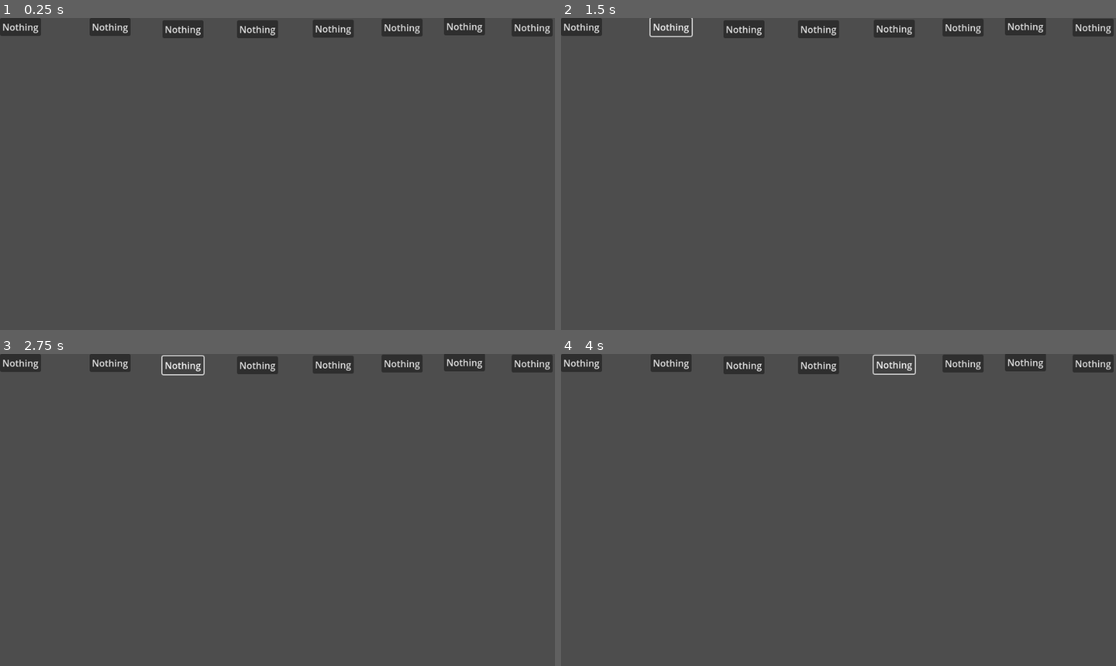
Above: before the commit, frames 1-4 (two rows, left to right).
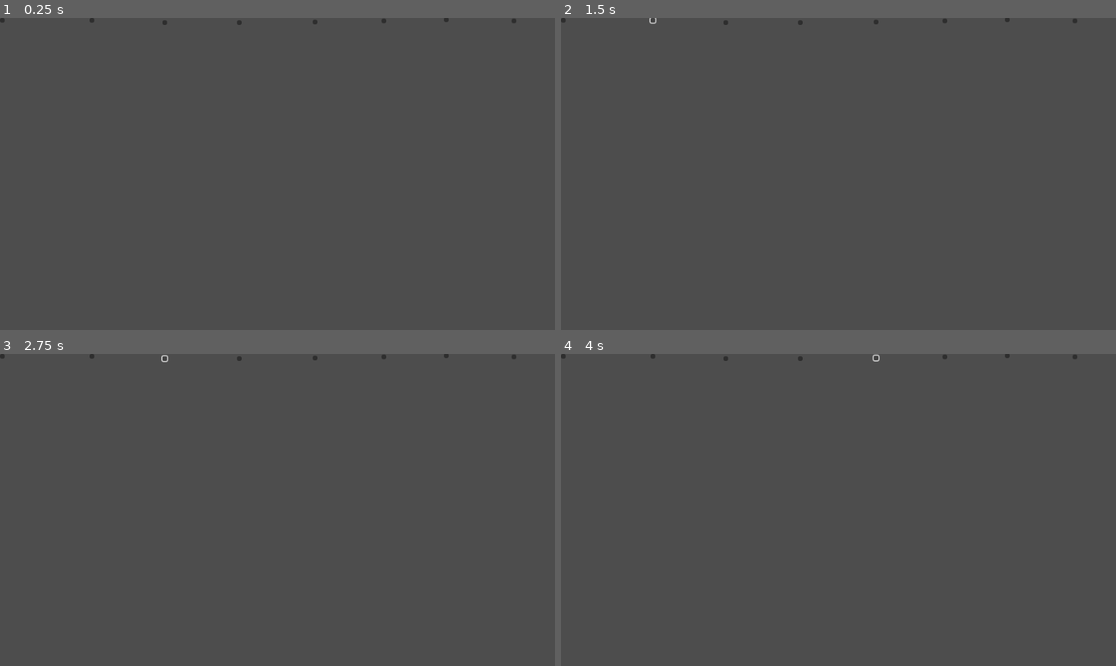
Above: after the commit, the same moments.

Repository: Pompano74/GameJam
Game: Godot game, scene res://input_manager.tscn
Same seed, same stepped clock (60 frames per second), same inputs: the game is played once before the commit and once after it.
Inputs (mouse positions are in pixels of both pictures, inside the frame that each line leads up to; where the layout moved, square brackets give the same spot in the first picture):
- Up to frame 1 (0.25 s): no input
- Up to frame 2 (1.5 s): click (561, 21) [583, 27] at 0.5 s; click (655, 21) [672, 27] at 1.25 s
- Up to frame 3 (2.75 s): click (166, 357) [183, 366] at 2 s
- Up to frame 4 (4 s): click (799, 357) [816, 366] at 2.75 s; click (877, 357) [894, 363] at 3.5 s

The runs differ from the first frame. In frame 1, 2.9% of the frame differs, in the area x 0-100%, y 0-7%; in frame 2, 2.7%; in frame 3, 2.7%; in frame 4, 2.7%.

Commit message:
Honnetement je sais meme pas ce que je push masi vazy

Diff:
--- a/Script/button_select.gd
+++ b/Script/button_select.gd
@@ -1,18 +1,19 @@
 class_name ButtonSelect
 extends Button
 
-var currentActionIndex: int = 0
-var maxActionIndex: int = 3
+@export var currentActionIndex: int = 0
+@export var maxActionIndex: int = 4
 # Called when the node enters the scene tree for the first time.
 func _ready() -> void:
 	pass # Replace with function body.
 
 
 # Called every frame. 'delta' is the elapsed time since the previous frame.
-func _process(delta: float) -> void:
-	if currentActionIndex > maxActionIndex:
+func _process(_delta: float) -> void:
+	print("Au moins t'a click")
+	currentActionIndex = currentActionIndex + 1
+	print(currentActionIndex)
+
+	if currentActionIndex >= maxActionIndex:
 		currentActionIndex = 0
-
-func _on_button_button_down() -> void:
-	currentActionIndex += 1
-	print(currentActionIndex)
+		print("oui")
--- a/Script/input_manager.gd
+++ b/Script/input_manager.gd
@@ -8,7 +8,7 @@
 
 # Called when the node enters the scene tree for the first time.
 func _ready() -> void:
-	drumRolls
+	pass
 
 
 # Called every frame. 'delta' is the elapsed time since the previous frame.
@@ -17,4 +17,7 @@
 	currentAction = actions[0]
 
 	for drumRoll in drumRolls:
-		drumRoll.text = actions[drumRoll.currentActionIndex]
+		if drumRoll and drumRoll.has_method("do_something"):  # ou une méthode propre à ton script
+			var index = drumRoll.currentActionIndex
+			if index >= 0:
+				drumRoll.text = actions[index]
--- a/buttonSelect.tscn
+++ b/buttonSelect.tscn
@@ -3,8 +3,11 @@
 [ext_resource type="Script" uid="uid://ccmel6eobo4ti" path="res://Script/button_select.gd" id="1_u6ju8"]
 
 [node name="ButtonSelect" type="Button"]
-offset_left = 3.0
-offset_top = 1.0
-offset_right = 11.0
-offset_bottom = 9.0
+offset_right = 8.0
+offset_bottom = 8.0
+action_mode = 0
+icon_alignment = 1
 script = ExtResource("1_u6ju8")
+metadata/_custom_type_script = "uid://ccmel6eobo4ti"
+
+[connection signal="pressed" from="." to="." method="_on_pressed"]
--- a/input_manager.tscn
+++ b/input_manager.tscn
@@ -10,6 +10,7 @@
 [node name="ButtonSelect" type="Button" parent="."]
 offset_right = 8.0
 offset_bottom = 8.0
+action_mode = 0
 script = ExtResource("2_qy6v6")
 metadata/_custom_type_script = "uid://ccmel6eobo4ti"
 
@@ -17,6 +18,7 @@
 offset_left = 155.0
 offset_right = 163.0
 offset_bottom = 8.0
+action_mode = 0
 script = ExtResource("2_qy6v6")
 metadata/_custom_type_script = "uid://ccmel6eobo4ti"
 
@@ -25,6 +27,7 @@
 offset_top = 4.0
 offset_right = 289.0
 offset_bottom = 12.0
+action_mode = 0
 script = ExtResource("2_qy6v6")
 metadata/_custom_type_script = "uid://ccmel6eobo4ti"
 
@@ -33,6 +36,7 @@
 offset_top = 4.0
 offset_right = 418.0
 offset_bottom = 12.0
+action_mode = 0
 script = ExtResource("2_qy6v6")
 metadata/_custom_type_script = "uid://ccmel6eobo4ti"
 
@@ -41,6 +45,7 @@
 offset_top = 3.0
 offset_right = 549.0
 offset_bottom = 11.0
+action_mode = 0
 script = ExtResource("2_qy6v6")
 metadata/_custom_type_script = "uid://ccmel6eobo4ti"
 
@@ -49,6 +54,7 @@
 offset_top = 1.0
 offset_right = 668.0
 offset_bottom = 9.0
+action_mode = 0
 script = ExtResource("2_qy6v6")
 metadata/_custom_type_script = "uid://ccmel6eobo4ti"
 
@@ -57,6 +63,7 @@
 offset_top = -1.0
 offset_right = 776.0
 offset_bottom = 7.0
+action_mode = 0
 script = ExtResource("2_qy6v6")
 metadata/_custom_type_script = "uid://ccmel6eobo4ti"
 
@@ -65,5 +72,6 @@
 offset_top = 1.0
 offset_right = 893.0
 offset_bottom = 9.0
+action_mode = 0
 script = ExtResource("2_qy6v6")
 metadata/_custom_type_script = "uid://ccmel6eobo4ti"
